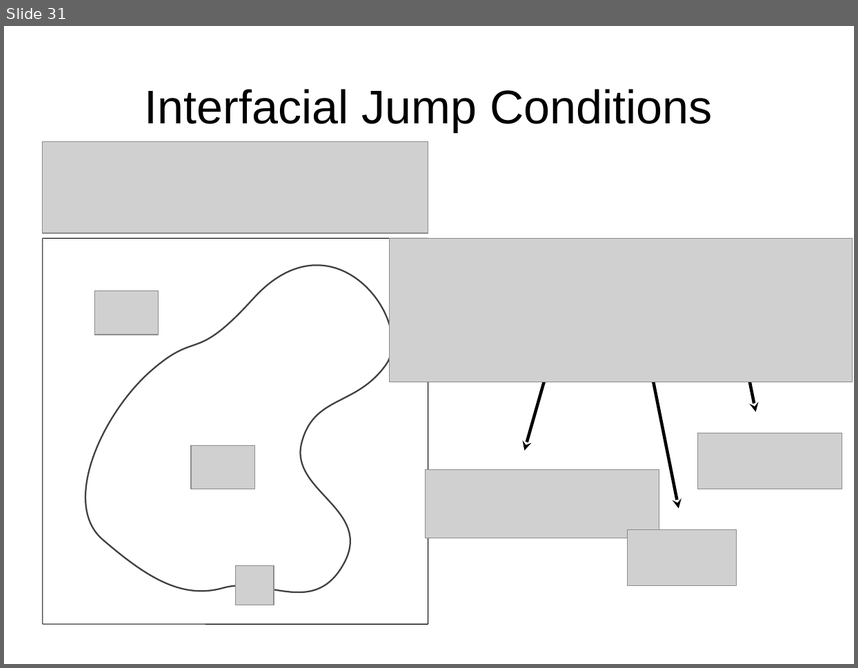
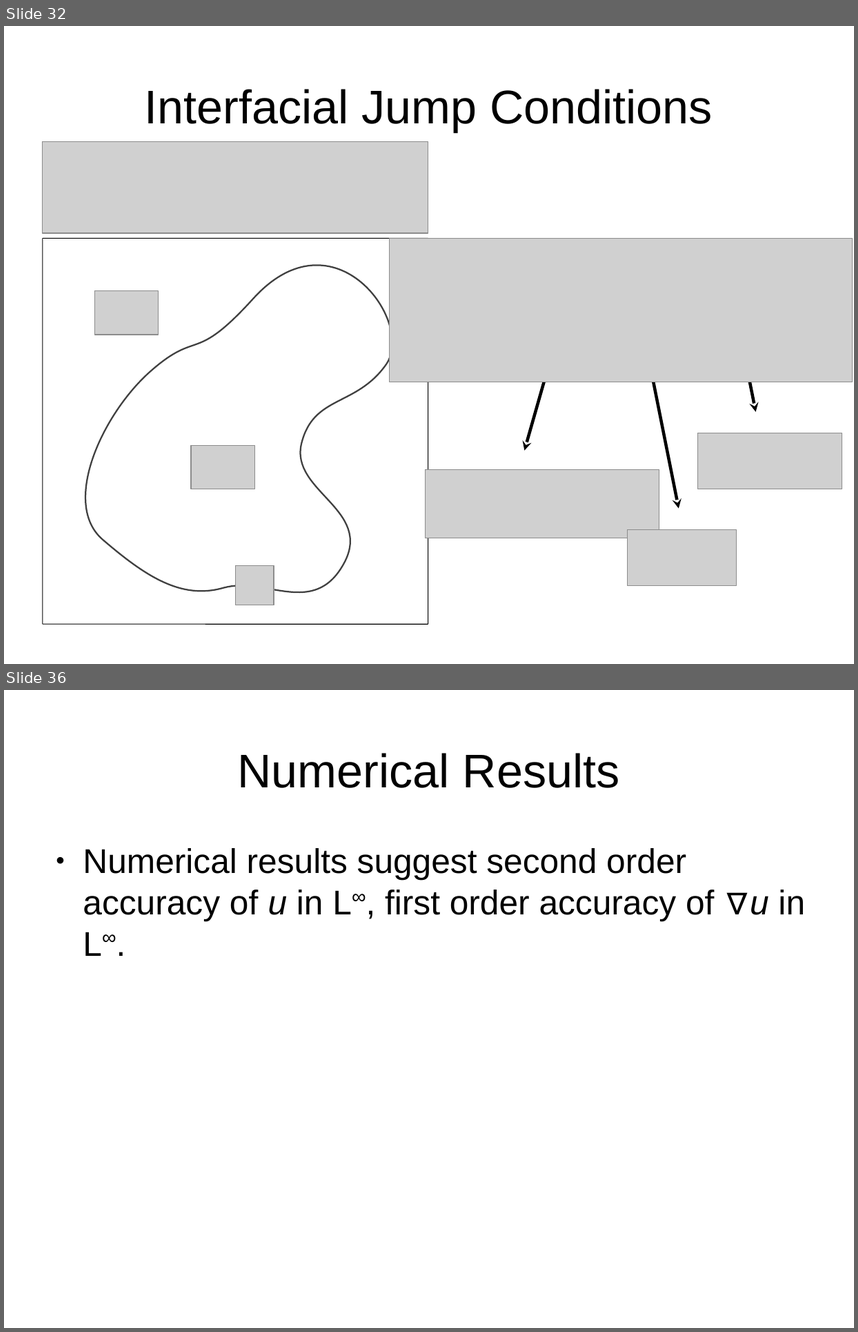
Before and after one commit to jhellrung/documents, a slide deck: presentations/sandia.2011.11.08/slides.odp. Shown one above the other, each under a label of ours: slide 31 before the commit, slides 32 and 36 after it; the slides between them are not shown. The pictures are 858x668 and 858x1332 pixels, drawn with LibreOffice and Linux fonts; fonts in the diff are those of the drawing; grey boxes stand for pictures. Boxes give left, top, right and bottom in pixels: in the first picture for what was removed or moved away, otherwise in the second. Text is boxed around its words. In the diff, an @@ line names an element or a change of style, - is before the commit and + after.

Commit message:
up to slide 36

```diff
--- a/presentations/sandia.2011.11.08/slides.odp
+++ b/presentations/sandia.2011.11.08/slides.odp
@@ slide 36 added at (x1=4, y1=690, x2=854, y2=1328), background #FFFFFF @@
@@ title added at (x1=238, y1=753, x2=620, y2=788), 44 pt, text #000000 @@
+Numerical Results
@@ text added at (x1=83, y1=848, x2=805, y2=956), 32 pt, text #000000 @@
+● Numerical results suggest second order accuracy of u in L∞, first order accuracy of ∇u in L∞.
@@ what was slide 31 is now slide 32 @@
```
Also in this commit, not shown: 1 slide changed, 3 other slides added.
